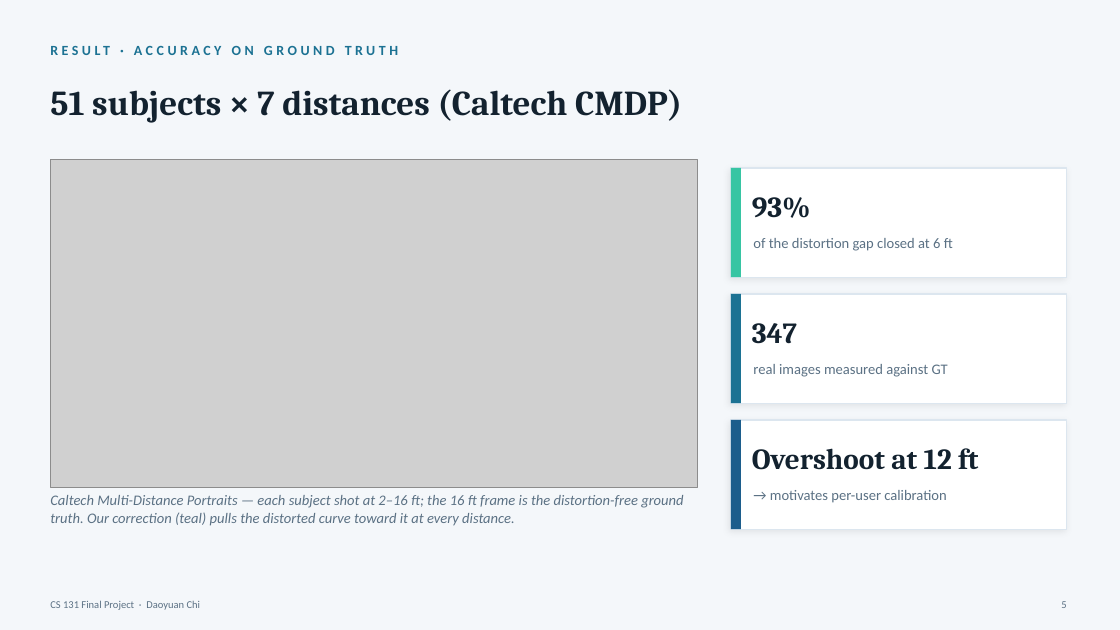
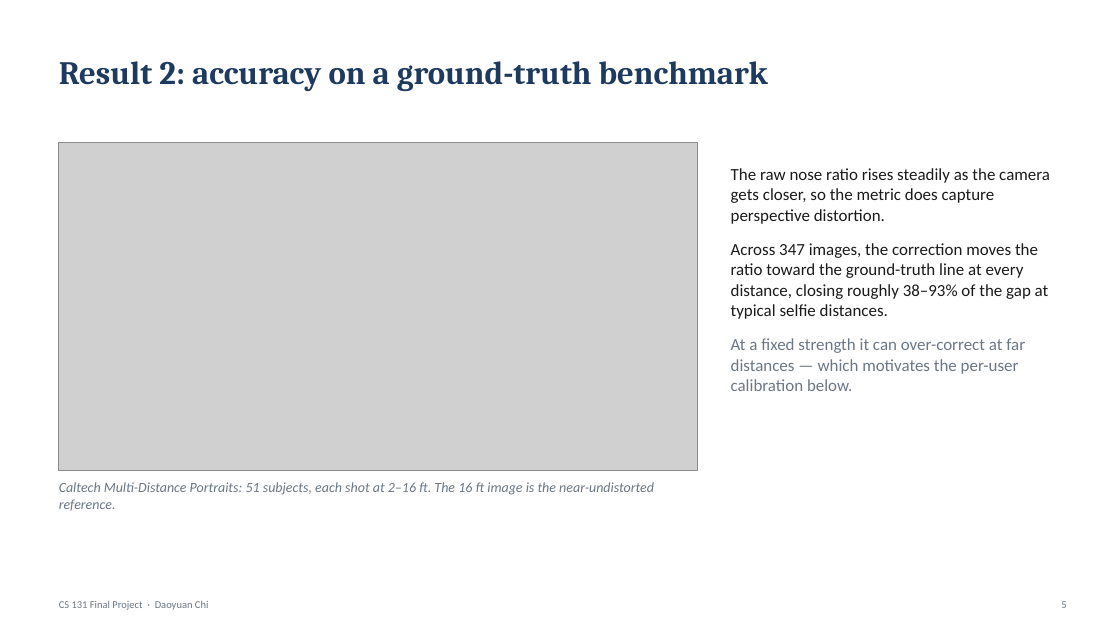
Before and after one commit to Danni281/selfie-perspective-correction, a slide deck: slide 5 of report/demo_slides.pptx. Drawn at 1120x630 pixels with LibreOffice and Linux fonts; fonts in the diff are those of the drawing; grey boxes stand for pictures. Boxes give left, top, right and bottom in pixels: in the first picture for what was removed or moved away, otherwise in the second. Text is boxed around its words. In the diff, an @@ line names an element or a change of style, - is before the commit and + after.

Commit message:
Rebuild demo deck: modest wording, minimal decoration, no face example
Per request: removed the 3-panel face before/after/truth figure from the
deck, plain white slides with a single navy heading and one accent color
(dropped the colored cards, accent bars, stat callouts, and icons), and
hedged the language throughout ("explore whether", "appears to be the
main limit", "roughly 23-30 FPS", "closing roughly 38-93%"). Seven
slides: title, problem, method pipeline, jitter result, CMDP result,
two observations + limitations, summary. Charts and the CMDP figure
unchanged.

```diff
--- a/report/demo_slides.pptx
+++ b/report/demo_slides.pptx
@@ background #F4F7FA to #FFFFFF @@
@@ text removed at [50, 89, 682, 122] @@
-51 subjects × 7 distances (Caltech CMDP)
@@ text at [59, 61, 768, 91]: text changed; size 12 to 28 pt; font Calibri to Cambria; text colour #1C7293 to #1F3A5F @@
-RESULT · ACCURACY ON GROUND TRUTH
+Result 2: accuracy on a ground-truth benchmark
@@ picture: place and size @@
-picture at [50, 160, 697, 487]
+picture at [59, 143, 697, 471]
@@ rectangle removed at [731, 168, 1067, 277] @@
@@ rectangle removed at [731, 168, 741, 277] @@
@@ text added at [731, 168, 1050, 391], 14.5 pt, text #1A1A1A @@
+The raw nose ratio rises steadily as the camera gets closer, so the metric does capture perspective distortion.
+Across 347 images, the correction moves the ratio toward the ground-truth line at every distance, closing roughly 38–93% of the gap at typical selfie distances.
+At a fixed strength it can over-correct at far distances — which motivates the per-user calibration below.
@@ text removed at [752, 197, 811, 218] @@
-93%
@@ text removed at [753, 238, 953, 251] @@
-of the distortion gap closed at 6 ft
@@ rectangle removed at [731, 294, 1067, 403] @@
@@ rectangle removed at [731, 294, 741, 403] @@
@@ text removed at [752, 323, 797, 344] @@
-347
@@ text removed at [753, 364, 948, 377] @@
-real images measured against GT
@@ rectangle removed at [731, 420, 1067, 529] @@
@@ rectangle removed at [731, 420, 741, 529] @@
@@ text removed at [752, 448, 978, 470] @@
-Overshoot at 12 ft
@@ text at [59, 482, 654, 511]: text changed; size 12.5 to 12 pt; text colour #5B7184 to #6B7785 @@
-Caltech Multi-Distance Portraits — each subject shot at 2–16 ft; the 16 ft frame is the distortion-free ground truth. Our correction (teal) pulls the distorted curve toward it at every distance.
+Caltech Multi-Distance Portraits: 51 subjects, each shot at 2–16 ft. The 16 ft image is the near-undistorted reference.
@@ text removed at [770, 490, 946, 503] @@
-→ motivates per-user calibration
@@ text "CS 131 Final Project · ..." at [59, 601, 209, 610]: text colour #5B7184 to #6B7785 @@
@@ text "CS 131 Final Project · ...": place and size @@
-text "CS 131 Final Project · ..." at [50, 600, 201, 610]
+text "CS 131 Final Project · ..." at [59, 601, 209, 610]
@@ text "5" at [1061, 601, 1066, 608]: text colour #5B7184 to #6B7785 @@
```
Also in this commit, not shown: 4 other slides changed, 2 slides added, 2 slides removed, 1 other file.
